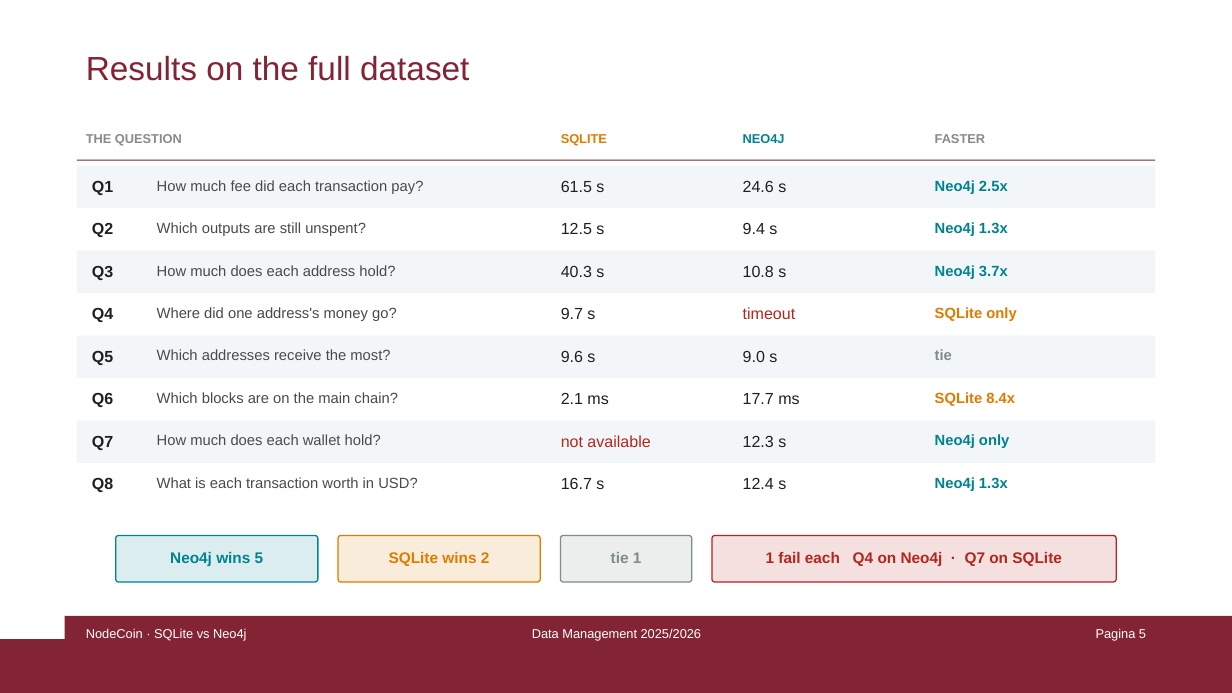
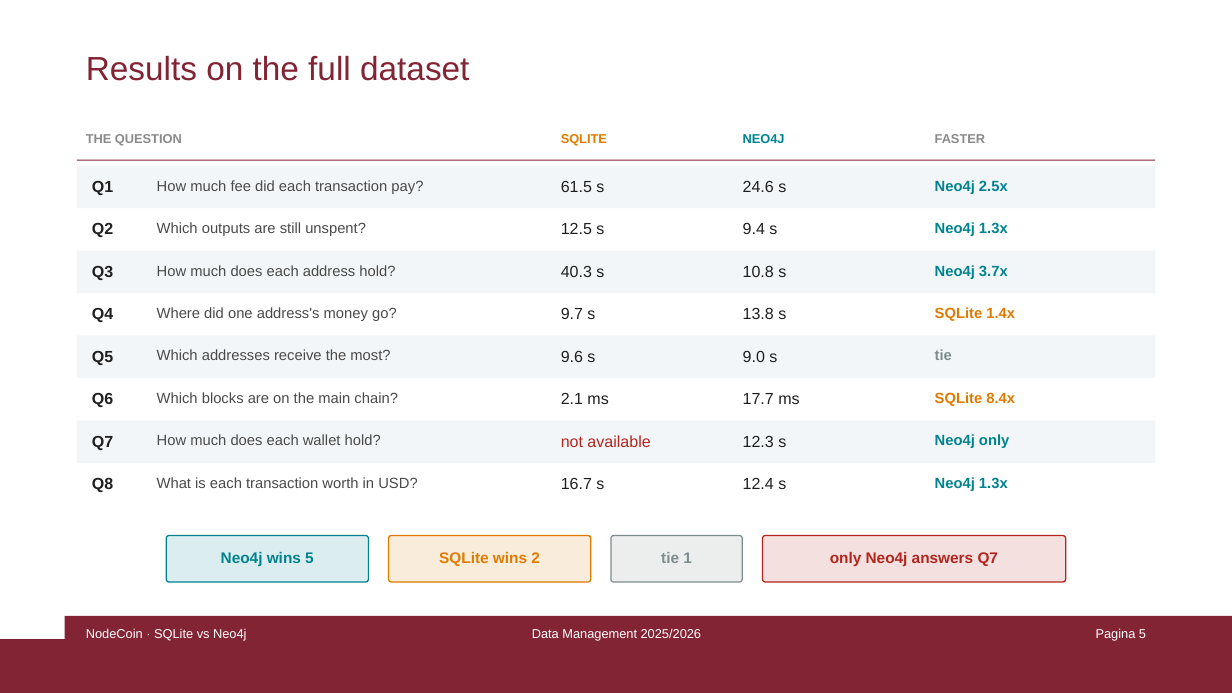
Before and after one commit to damspada/graph-relational-bitcoin-analyzer-project, a slide deck: slide 5 of presentation/NodeCoin - Damiano Spadaccini.pptx. Drawn at 1232x693 pixels with LibreOffice and Linux fonts; fonts in the diff are those of the drawing. Boxes give left, top, right and bottom in pixels: in the first picture for what was removed or moved away, otherwise in the second. Text is boxed around its words. In the diff, an @@ line names an element or a change of style, - is before the commit and + after.

```diff
--- a/presentation/NodeCoin - Damiano Spadaccini.pptx
+++ b/presentation/NodeCoin - Damiano Spadaccini.pptx
@@ text at [743,308,786,319]: text changed; text colour #B3261E to #1F1F1F @@
-timeout
+13.8 s
@@ text at [935,307,1015,321]: text changed @@
-SQLite only
+SQLite 1.4x
@@ 3 texts, 3 rounded rectangles: place and size @@
-3 texts, 3 rounded rectangles at [116,536,692,582]
+3 texts, 3 rounded rectangles at [166,536,742,582]
@@ rounded rectangle: place and size @@
-rounded rectangle at [713,536,1116,582]
+rounded rectangle at [762,536,1066,582]
@@ text at [830,552,999,566]: text changed @@
-1 fail each Q4 on Neo4j · Q7 on SQLite
+only Neo4j answers Q7
```
Also in this commit, not shown: 3 other slides changed, 5 other files.
